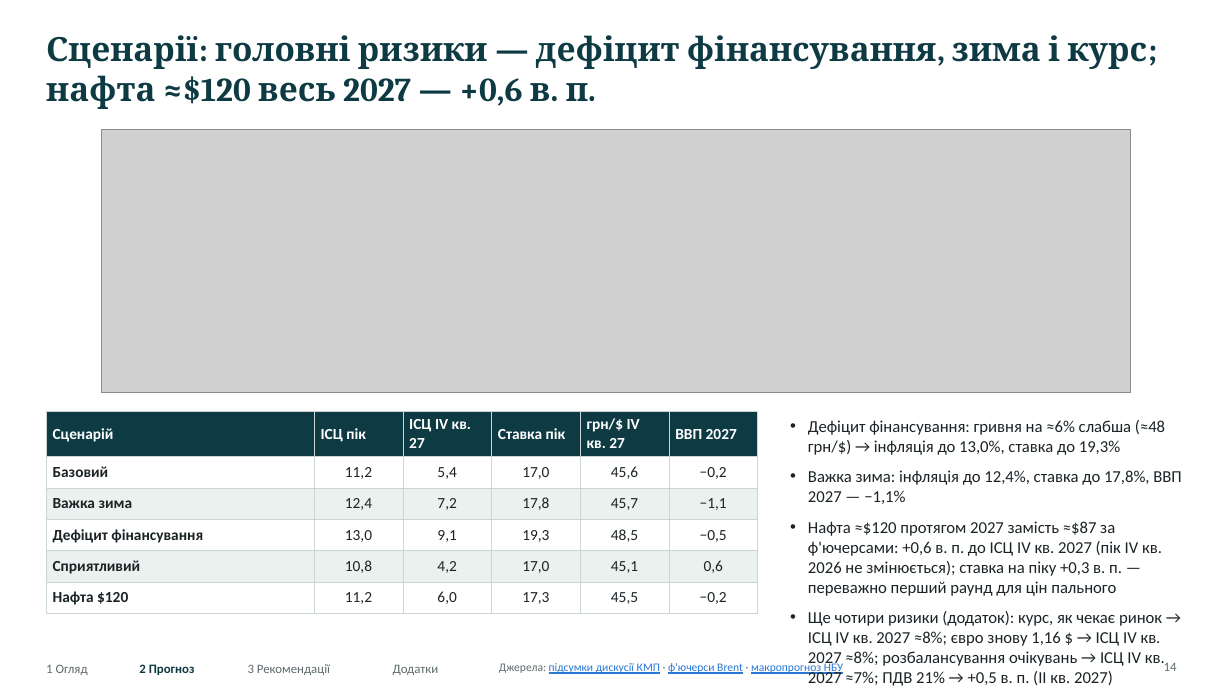
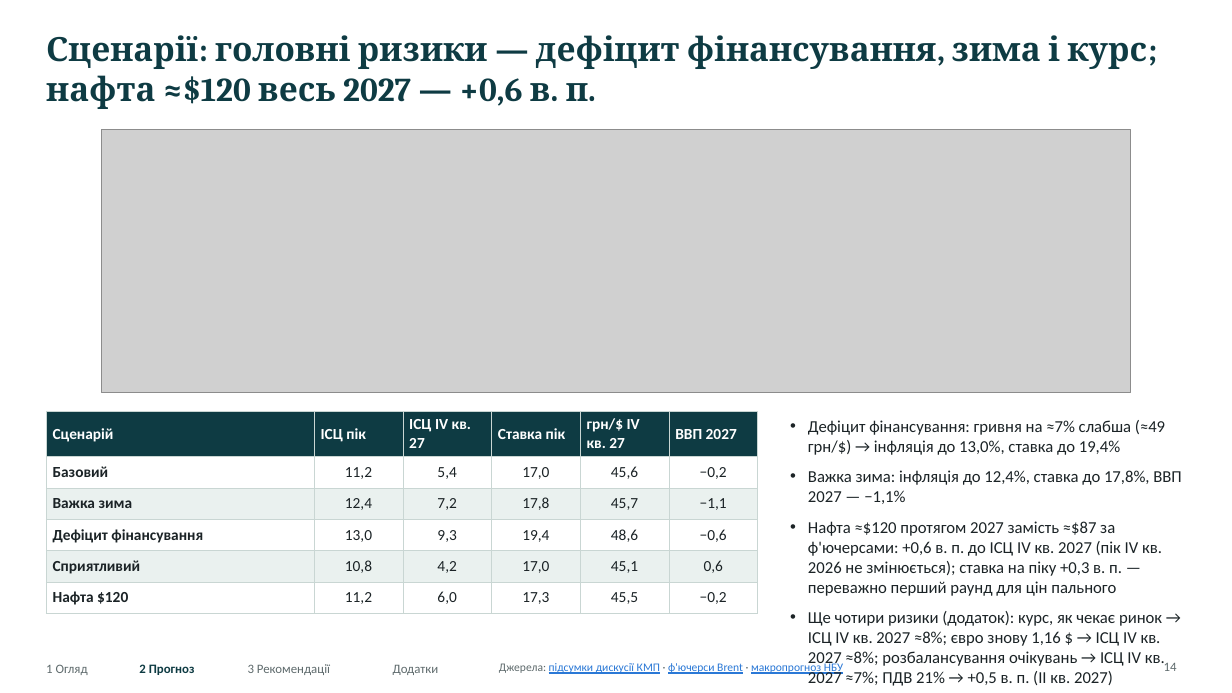
Before and after one commit to caplitt/nbu-challenge-2026, a slide deck: slide 14 of presentation/NBU_University_Challenge_2026.pptx. Drawn at 1232x693 pixels with LibreOffice and Linux fonts; fonts in the diff are those of the drawing; grey boxes stand for pictures. Boxes give left, top, right and bottom in pixels: in the first picture for what was removed or moved away, otherwise in the second. Text is boxed around its words. In the diff, an @@ line names an element or a change of style, - is before the commit and + after.

```diff
--- a/presentation/NBU_University_Challenge_2026.pptx
+++ b/presentation/NBU_University_Challenge_2026.pptx
@@ table at [46,411,758,609] @@
-row 4: Дефіцит фінансування | 13,0 | 9,1 | 19,3 | 48,5 | −0,5
+row 4: Дефіцит фінансування | 13,0 | 9,3 | 19,4 | 48,6 | −0,6
@@ text at [808,420,1165,455]: text changed @@
-• Дефіцит фінансування: гривня на ≈6% слабша (≈48 грн/$) → інфляція до 13,0%, ставка до 19,3%
+• Дефіцит фінансування: гривня на ≈7% слабша (≈49 грн/$) → інфляція до 13,0%, ставка до 19,4%
```
Also in this commit, not shown: 3 other slides changed, 21 other files.
